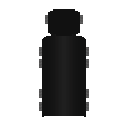
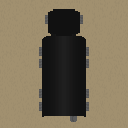
Comparing the layer stacks of the two 128x128 images. Changes:
showed "Engine" over [70, 116, 77, 122]
showed "bg" over [0, 0, 128, 128]
